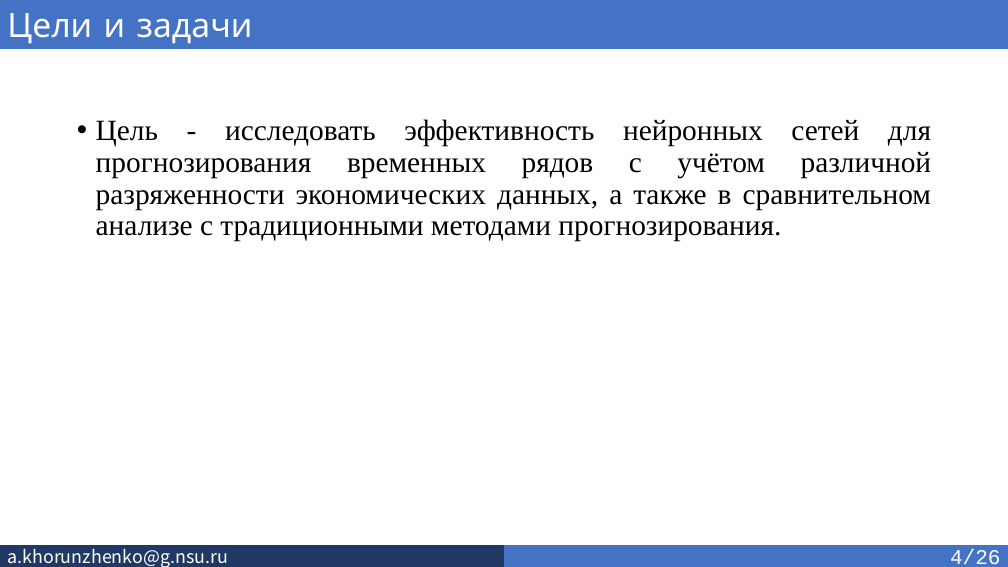
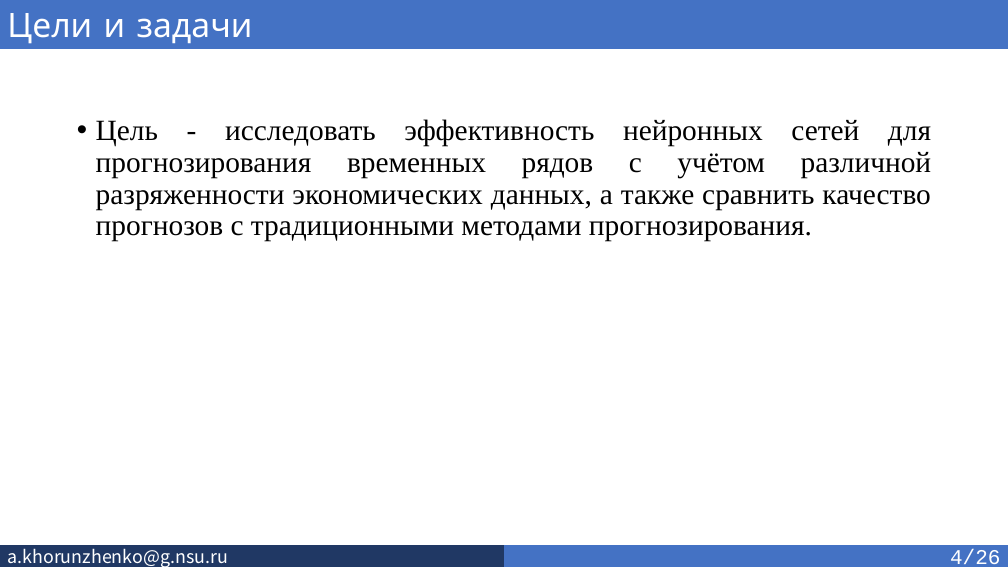
Before and after one commit to SkivHisink/MasterWork, a slide deck: slide 4 of Text/Хорунженко_презентация_4_сем.pptx. Drawn at 1008x567 pixels with LibreOffice and Linux fonts; fonts in the diff are those of the drawing. Boxes give left, top, right and bottom in pixels: in the first picture for what was removed or moved away, otherwise in the second. Text is boxed around its words. In the diff, an @@ line names an element or a change of style, - is before the commit and + after.

Commit message:
Presentation updated

```diff
--- a/Text/Хорунженко_презентация_4_сем.pptx
+++ b/Text/Хорунженко_презентация_4_сем.pptx
@@ text at bbox=[96, 119, 932, 242]: text changed @@
-• Цель - исследовать эффективность нейронных сетей для прогнозирования временных рядов с учётом различной разряженности экономических данных, а также в сравнительном анализе с традиционными методами прогнозирования.
+• Цель - исследовать эффективность нейронных сетей для прогнозирования временных рядов с учётом различной разряженности экономических данных, а также сравнить качество прогнозов с традиционными методами прогнозирования.
```
Also in this commit, not shown: 13 other slides changed.
